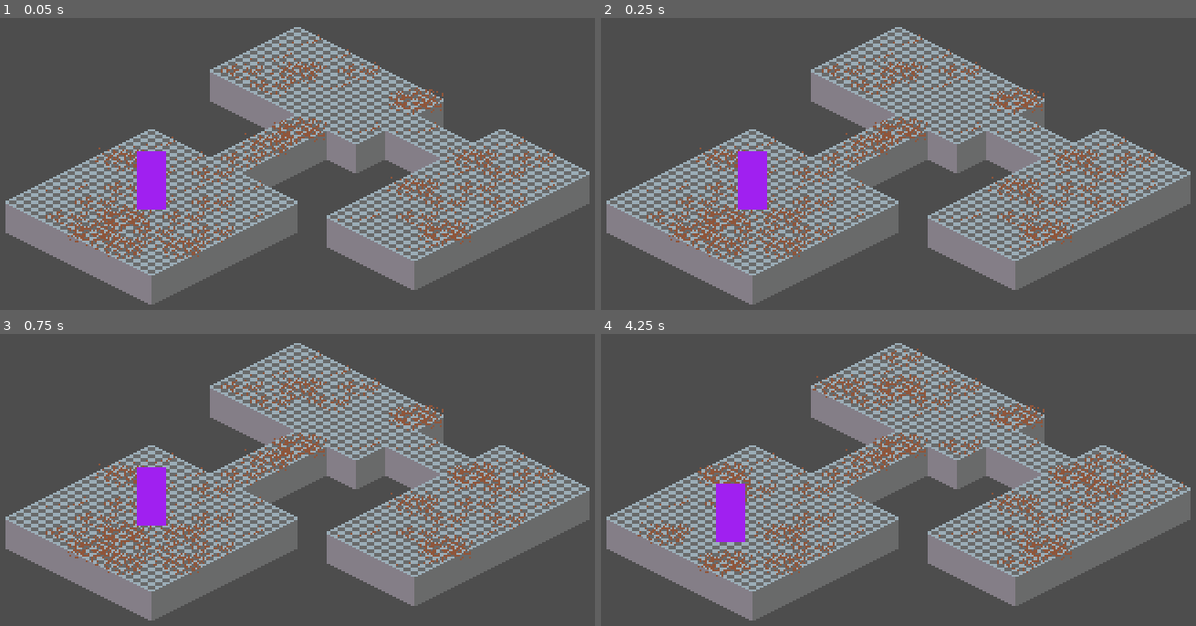
Above: before the commit, frames 1-4 (two rows, left to right).
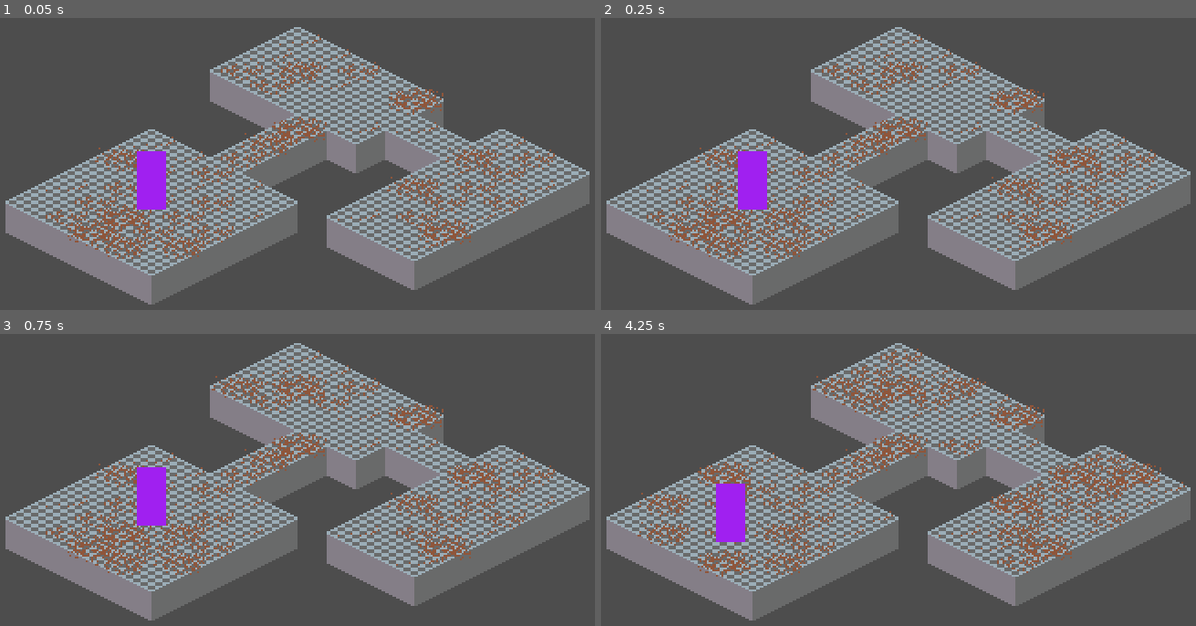
Above: after the commit, the same moments.

Repository: Ruulul/The-Duster
Game: Godot game, scene res://test_scene.tscn
The game is run twice, just before and just after one commit, with the same random seed, the same clock (stepped at 60 frames per second) and the same inputs.
Inputs (mouse positions are in pixels of both pictures, inside the frame that each line leads up to):
- Up to frame 1 (0.05 s): no input
- Up to frame 2 (0.25 s): no input
- Up to frame 3 (0.75 s): move the mouse to (428, 482) at 0.52 s; hold R (refresh, bound only after the commit) from 0.53 s (still down)
- Up to frame 4 (4.25 s): move the mouse to (725, 538) at 1.27 s; release R (refresh, bound only after the commit) at 1.28 s; click (725, 538) at 1.35 s; tap R (refresh, bound only after the commit) at 1.55, 2.85 s; move the mouse to (946, 389) at 2.02 s; hold R (refresh, bound only after the commit) 2.03-2.78 s; tap Enter at 2.75 s; move the mouse to (833, 620) at 2.77 s; move the mouse to (1088, 593) at 3.52 s; hold R (refresh, bound only after the commit) from 3.53 s (still down); click (1088, 593) at 3.6 s

Frame 1 is identical in both runs. In frame 2, 0.3% of the frame differs, in the area x 74-85%, y 43-54%; in frame 3, 0.5%; in frame 4, 1.7%, in the area x 6-95%, y 10-75%.

Commit message:
automated room generation

Diff:
--- a/Components/building.gd
+++ b/Components/building.gd
@@ -7,18 +7,16 @@
 }
 
 ## How many specks of dirt will be generated per second
-@export var initial_dust_rate: int
+@export var initial_dust_rate: int = 5
 ## How long in seconds it takes for the dirt rate decays
-@export var dust_decay: int = 10
+@export var dust_decay: int = 20
 ## By how much does the dirt rate decays (decay/rate dirt/second)
-@export var dust_decay_rate: float = 1.0
-## How many rooms there are in the building (not used right now)
-@export var rooms_count: int
+@export var dust_decay_rate: float = 0.5
 ## Type of the building
 @export var type: Type
 
-@onready var dust_rate = initial_dust_rate
-@onready var _decay = 0.0
+var dust_rate
+var _decay
 # Atlas positions of the 4 dirt levels
 const dirt_levels = [Vector2i(2, 2), Vector2i(4, 2), Vector2i(2, 3), Vector2i(4, 3)]
 const dirt_multiplier = 20
@@ -30,14 +28,22 @@
 }
 
 func _ready():
+	await get_parent().ready
+	refresh()
+
+func decay():
+	_decay += dust_decay_rate
+	get_tree().create_timer(dust_decay).timeout.connect(decay)
+
+func refresh():
+	_decay = 0.0
+	dust_rate = initial_dust_rate
 	for i in range(dirt_multiplier * dust_rate):
 		dirt_loop()
 	decay()
 	dirt_loop()
 
-func decay():
-	_decay += dust_decay_rate
-	get_tree().create_timer(dust_decay).timeout.connect(decay)
+
 func dirt_loop():
 	var ground: Array[Vector2i] = $RoomMap.get_used_cells(RoomMapLayers.Ground)
 	var chosen_cell = ground.pick_random()
--- /dev/null
+++ b/Components/building.tscn
@@ -0,0 +1,9 @@
+[gd_scene load_steps=3 format=3 uid="uid://idh322qav0lo"]
+
+[ext_resource type="Script" path="res://Components/building.gd" id="1_tbtcx"]
+[ext_resource type="PackedScene" uid="uid://dct1ngwo8cj1j" path="res://Components/room_map.tscn" id="2_eeltd"]
+
+[node name="Building" type="Node2D"]
+script = ExtResource("1_tbtcx")
+
+[node name="RoomMap" parent="." instance=ExtResource("2_eeltd")]
--- /dev/null
+++ b/Components/building_generator.gd
@@ -0,0 +1,101 @@
+extends Node2D
+
+@export var rooms_count = 3
+@export var Duster: PackedScene
+
+
+const tile_size = 16
+const image_width = 15
+const image_height = image_width
+const size = image_width * image_height
+const to_isometric = Transform2D(Vector2(1, 0.5), Vector2(-1, 0.5), Vector2(0, 0))
+
+@onready var map = $Building/RoomMap as TileMap
+@onready var rooms: Array[Rect2i] = []
+var duster: Node2D
+
+func _input(event):
+	if event.is_action_pressed("refresh"):
+		generate()
+		$Building.refresh()
+
+func _ready():
+	generate()
+
+
+func generate():
+	map.clear_layer(Building.RoomMapLayers.Ground)
+	map.clear_layer(Building.RoomMapLayers.Dirt)
+	rooms = []
+	var pixels = PackedByteArray()
+	pixels.resize(size)
+	var generated_map = Image.create_from_data(image_width, image_height, false, Image.FORMAT_L8, pixels)
+
+	while rooms.size() < rooms_count:
+		var width = randi_range(3, 5)
+		var height = randi_range(3, 5)
+		var coords = find_coords_for(generated_map, width, height)
+		if (!coords):
+			rooms.pop_back()
+			continue
+		var room_rect = Rect2i(coords as Vector2i, Vector2i(width, height))
+		rooms.append(room_rect)
+		generated_map.fill_rect(room_rect, Color.WHITE)
+
+	var centers = rooms.map(func (room): return room.get_center())
+	while centers.size() > 1:
+		var center_horizontal = centers.pop_back() as Vector2i
+		var center_vertical = centers.pick_random() as Vector2i
+		var vertical_length = center_horizontal.x - center_vertical.x
+		var horizontal_length = center_vertical.y - center_horizontal.y
+
+		var vertical_line = Rect2i(
+				center_vertical,
+				Vector2i(vertical_length, -sign(vertical_length))
+		)
+		var horizontal_line = Rect2i(
+				center_horizontal,
+				Vector2i(sign(horizontal_length), horizontal_length)
+		)
+		print(horizontal_line.end, vertical_line.end)
+		generated_map.fill_rect(vertical_line, Color.WHITE)
+		generated_map.fill_rect(horizontal_line, Color.WHITE)
+
+	var i = 0
+	for pixel in generated_map.get_data():
+		var x = i % image_width
+		var y = i / image_height
+		var ground = Vector2(0, 0) if pixel == 255 else Vector2(-1, -1) #Vector2(0, 2)
+		map.set_cell(
+				Building.RoomMapLayers.Ground,
+				map.local_to_map(to_isometric * Vector2(x, y) * tile_size),
+				0,
+				ground
+		)
+		i += 1
+
+	if (duster):
+		remove_child(duster)
+	duster = Duster.instantiate()
+	duster.position = to_isometric * Vector2(rooms.pick_random().get_center()) * tile_size
+	duster.map = map
+	add_child(duster)
+
+func find_coords_for(image: Image, width: int, height: int):
+	var found = false
+	const max_depth = 10
+	var count = 0
+	var found_coords = Vector2i(1, 1)
+	while not found and count < max_depth:
+		var possible_spot = Rect2i(
+				randi_range(0, image.get_width() - width),
+				randi_range(0, image.get_height() - height),
+				width + 2,
+				height + 2
+		)
+		var sub_image = image.get_region(possible_spot)
+		if not sub_image.get_data().has(255):
+			found_coords += possible_spot.position
+			found = true
+		count += 1
+	return found_coords if found else null
--- /dev/null
+++ b/Components/building_generator.tscn
@@ -0,0 +1,12 @@
+[gd_scene load_steps=4 format=3 uid="uid://b13cyhljcqwd5"]
+
+[ext_resource type="Script" path="res://Components/building_generator.gd" id="1_5mw7e"]
+[ext_resource type="PackedScene" uid="uid://vrfmovep0eh7" path="res://Components/duster.tscn" id="2_q2qfh"]
+[ext_resource type="PackedScene" uid="uid://idh322qav0lo" path="res://Components/building.tscn" id="3_hr354"]
+
+[node name="BuildingGenerator" type="Node2D"]
+position = Vector2(200, 0)
+script = ExtResource("1_5mw7e")
+Duster = ExtResource("2_q2qfh")
+
+[node name="Building" parent="." instance=ExtResource("3_hr354")]
--- a/duster.tscn
+++ b/Components/duster.tscn
@@ -1,6 +1,6 @@
 [gd_scene load_steps=3 format=3 uid="uid://vrfmovep0eh7"]
 
-[ext_resource type="Script" path="res://Duster.gd" id="1_6ylfx"]
+[ext_resource type="Script" path="res://Components/Duster.gd" id="1_6ylfx"]
 
 [sub_resource type="RectangleShape2D" id="RectangleShape2D_hidwb"]
 size = Vector2(12, 4)
--- a/project.godot
+++ b/project.godot
@@ -31,6 +31,11 @@
 "events": [Object(InputEventMouseButton,"resource_local_to_scene":false,"resource_name":"","device":-1,"window_id":0,"a …(258 unchanged characters)…
 ]
 }
+refresh={
+"deadzone": 0.5,
+"events": [Object(InputEventKey,"resource_local_to_scene":false,"resource_name":"","device":-1,"window_id":0,"alt_pressed":false,"shift_pressed":false,"ctrl_pressed":false,"meta_pressed":false,"pressed":false,"keycode":0,"physical_keycode":82,"key_label":0,"unicode":114,"echo":false,"script":null)
+]
+}
 
 [rendering]
 
--- a/test_scene.tscn
+++ b/test_scene.tscn
@@ -2,14 +2,13 @@
 
 [ext_resource type="PackedScene" uid="uid://dct1ngwo8cj1j" path="res://Components/room_map.tscn" id="1_0ri66"]
 [ext_resource type="Script" path="res://Components/building.gd" id="3_d38jk"]
-[ext_resource type="PackedScene" uid="uid://vrfmovep0eh7" path="res://duster.tscn" id="3_pli06"]
+[ext_resource type="PackedScene" uid="uid://vrfmovep0eh7" path="res://Components/duster.tscn" id="3_pli06"]
 
 [node name="test_scene" type="Node2D"]
 position = Vector2(135, 154)
 
 [node name="Building" type="Node2D" parent="."]
 script = ExtResource("3_d38jk")
-initial_dust_rate = 5
 
 [node name="RoomMap" parent="Building" instance=ExtResource("1_0ri66")]
 layer_0/tile_data = PackedInt32Array(65535, 0, 0, -2, 0, 0, -65537, 0, 0, -131073, 0, 0, -131072, 0, 0, -196608, 0, 0,  …(794 unchanged characters)…
Renamed: Duster.gd -> Components/Duster.gd
Not shown, changed: The Duster.pck
